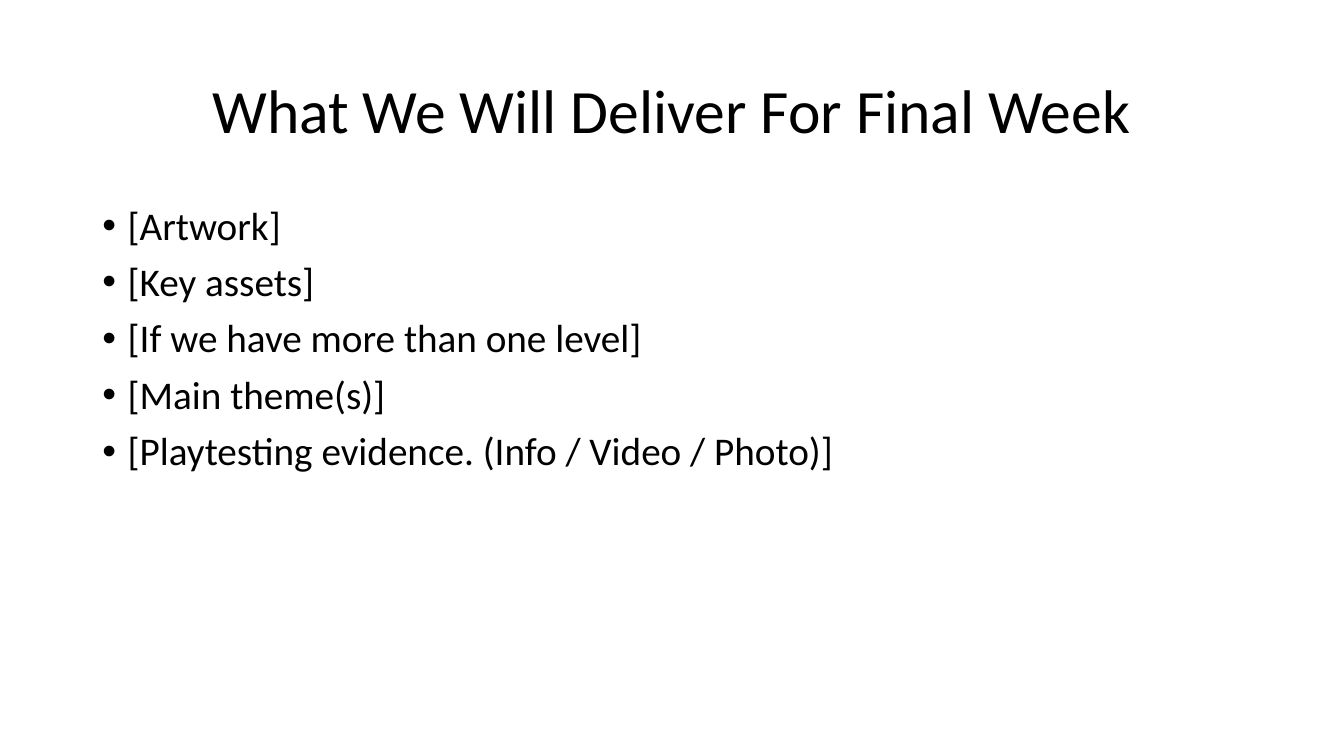
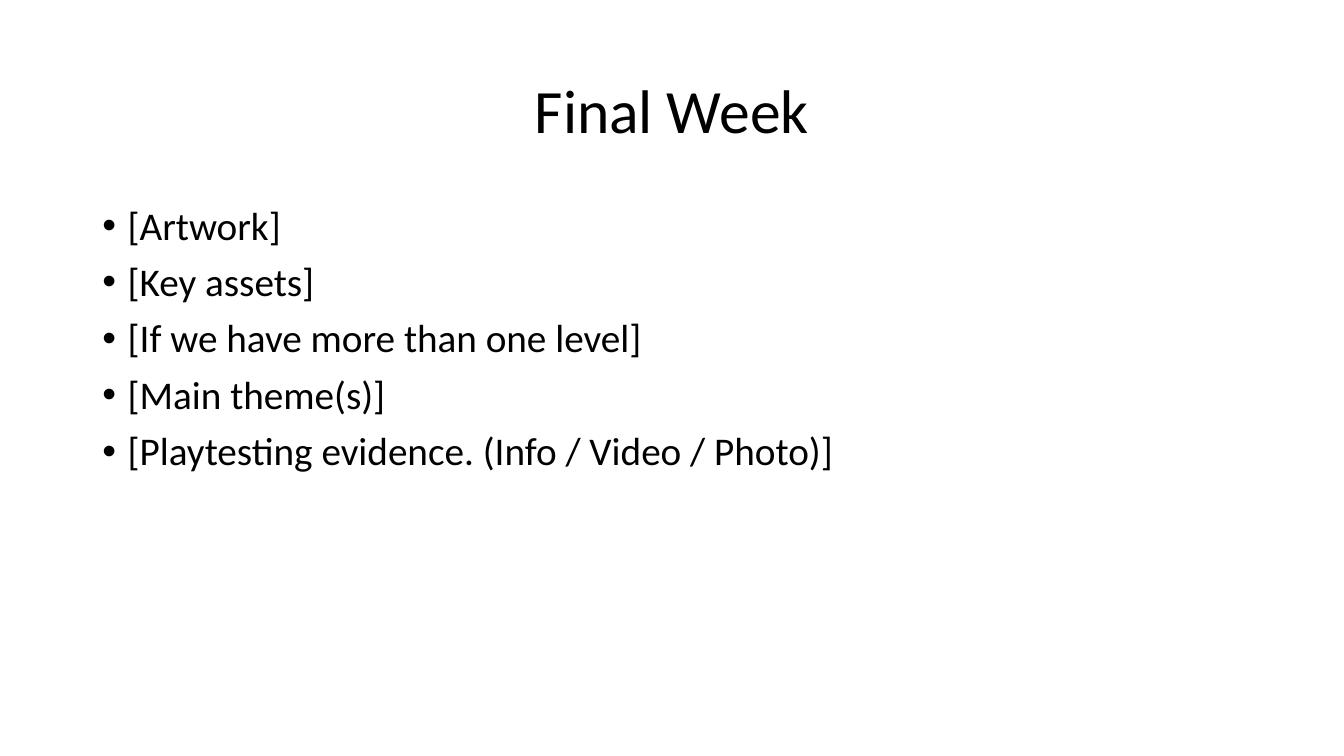
Before and after one commit to UoSGamesGroups/second-semester-s2-level-4-5-group-12, a slide deck: slide 8 of Assets/Research/Week 9.pptx (slide 2 before the commit). Drawn at 1344x756 pixels with LibreOffice and Linux fonts; fonts in the diff are those of the drawing. Boxes give left, top, right and bottom in pixels: in the first picture for what was removed or moved away, otherwise in the second. Text is boxed around its words. In the diff, an @@ line names an element or a change of style, - is before the commit and + after.

```diff
--- a/Assets/Research/Week 9.pptx
+++ b/Assets/Research/Week 9.pptx
@@ title at (x1=535, y1=90, x2=809, y2=134): text changed @@
-What We Will Deliver For Final Week
+Final Week
```
Also in this commit, not shown: 2 other slides changed, 5 slides added.
